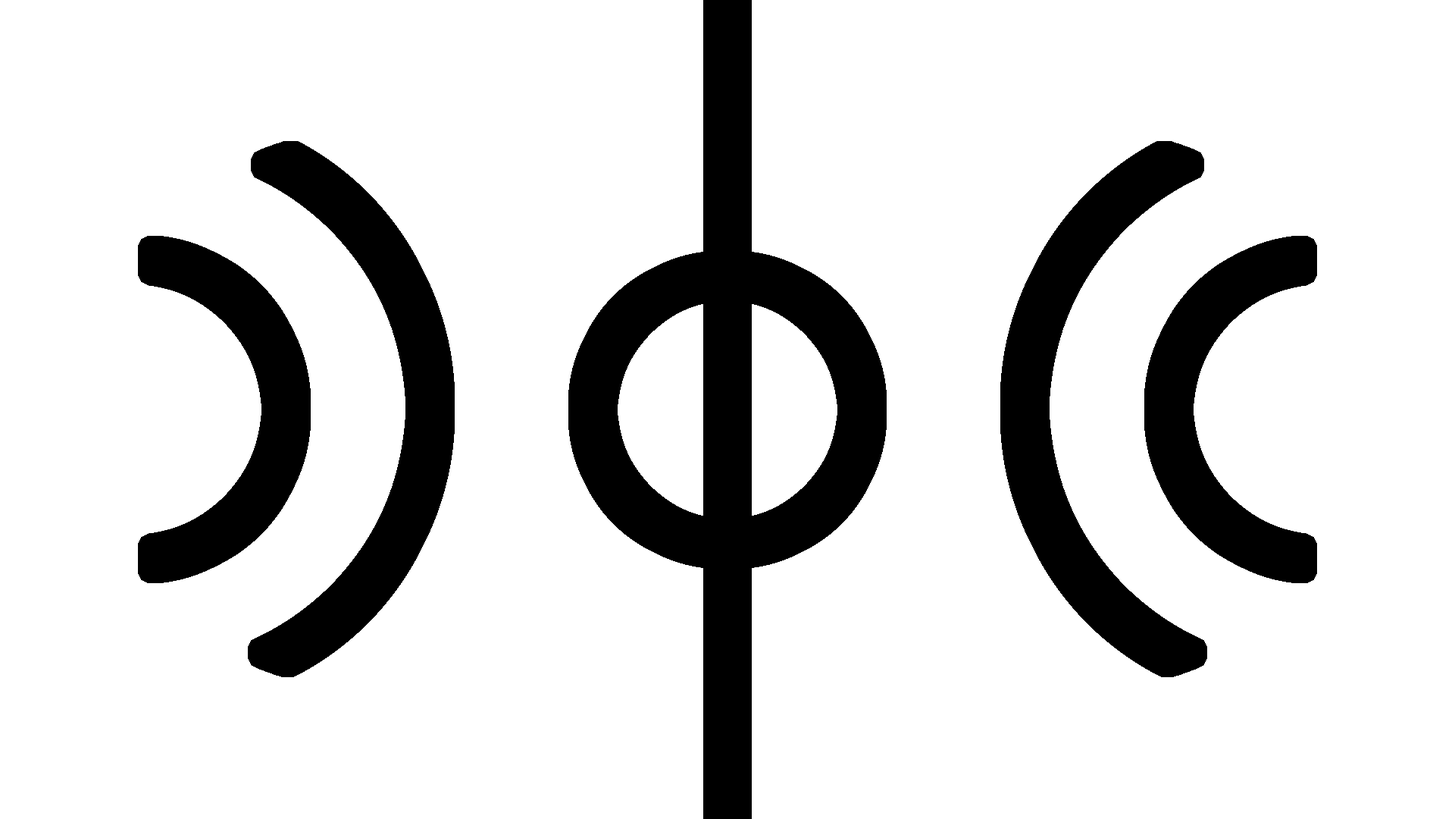
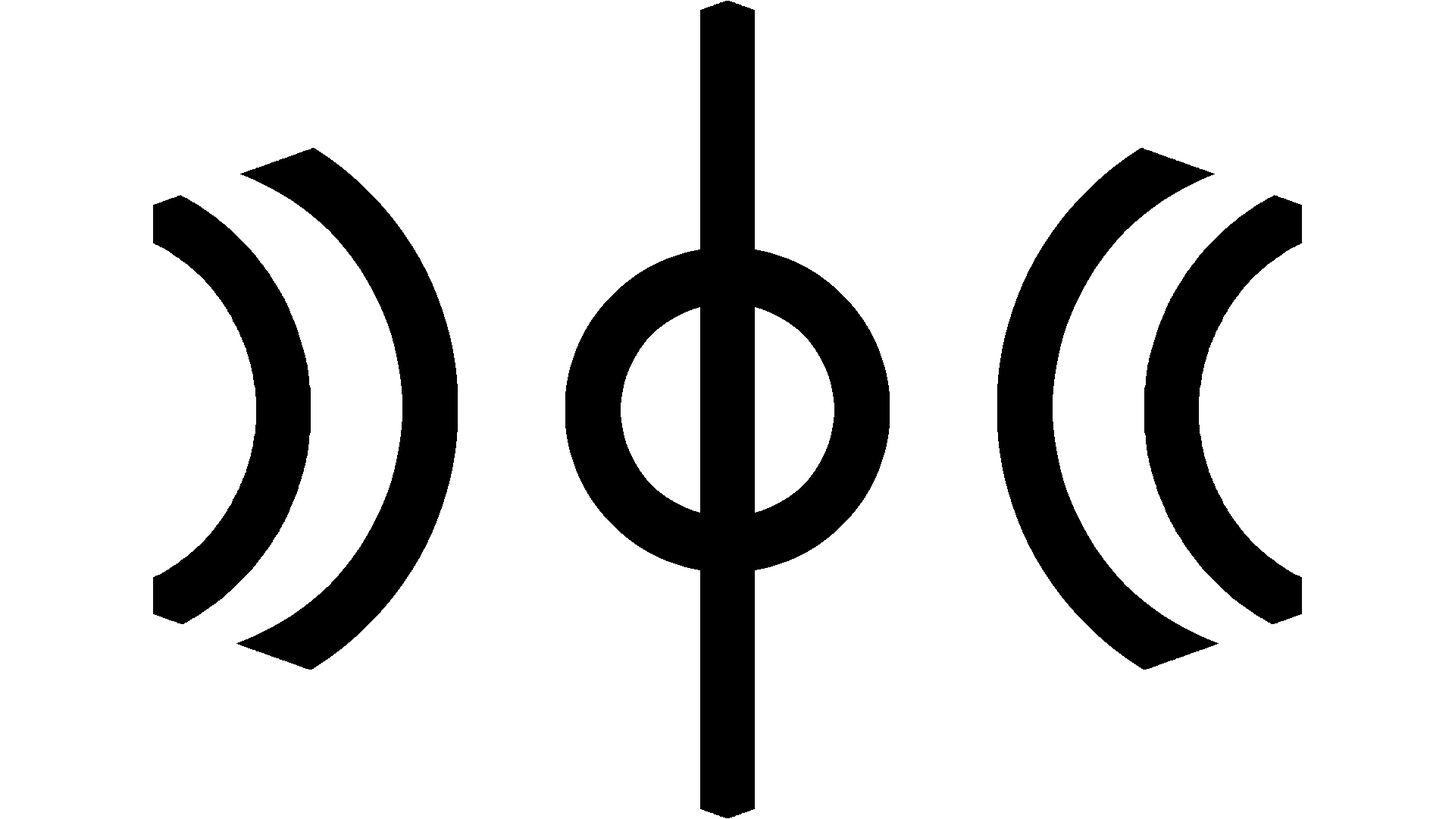
Layers edited between the first and the second 1455 x 819 image:
painted on "Pasted Layer" over bbox(137, 0, 1318, 819)
added layer "Zones copy" over bbox(153, 0, 1303, 818)
